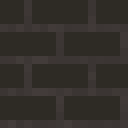
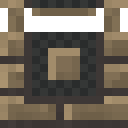
The second (128, 128) image is a revision of the first. Changes to its layers:
removed group "base" (6 layers) over [0, 0, 128, 120]
removed layer "brick.saturate" (was saturation, 40%) from group "base" over [0, 0, 128, 120]
removed layer "brick.recolor" (was hue) from group "base" over [0, 0, 128, 120]
removed layer "brick.gutter" (was hard light) from group "base" over [0, 0, 128, 120]
removed layer "brick.accent" (was overlay, 60%) from group "base" over [0, 0, 128, 120]
removed layer "brick.noise" (was multiply) from group "base" over [0, 0, 128, 120]
added layer "Pasted Layer" above "side.base" over [32, 32, 96, 96]
added layer "side.base" above "brick.base" over [0, 0, 128, 120]
hid "brick.base", moved it out of group "base", painted on it over [0, 0, 128, 120]
